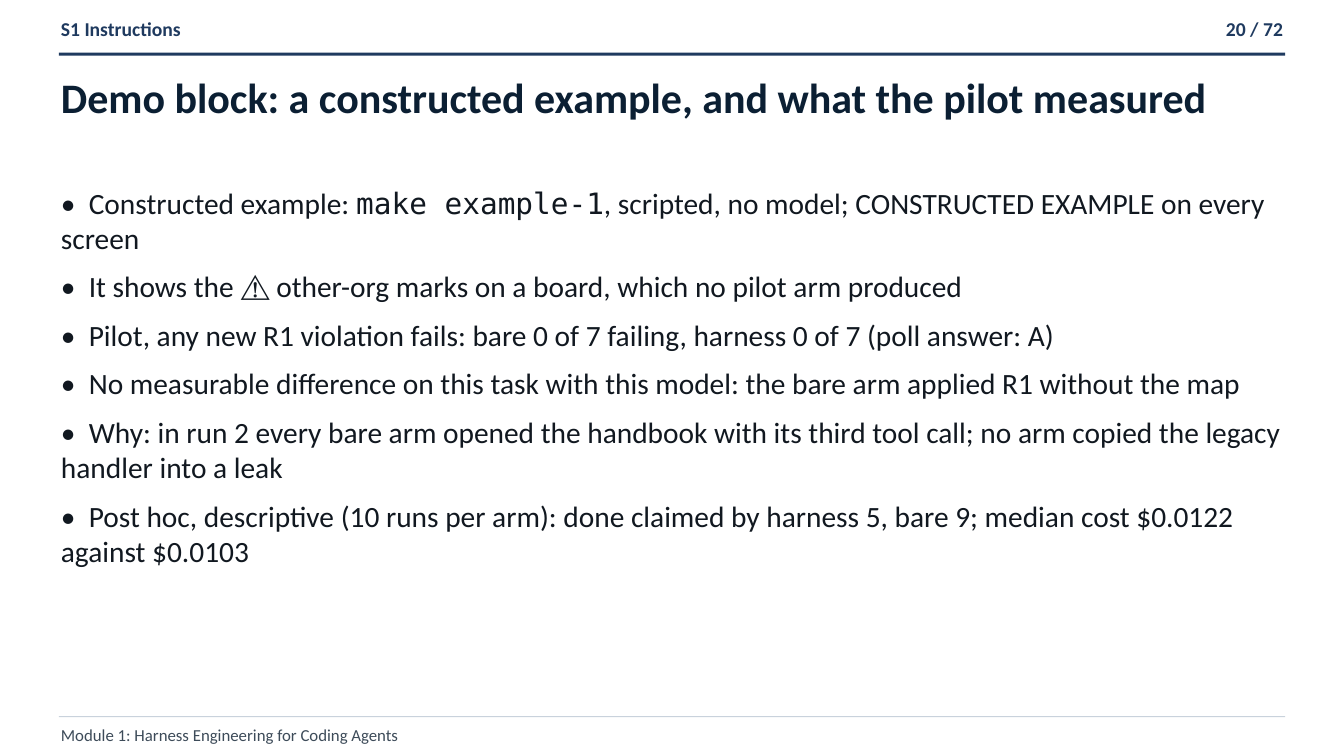
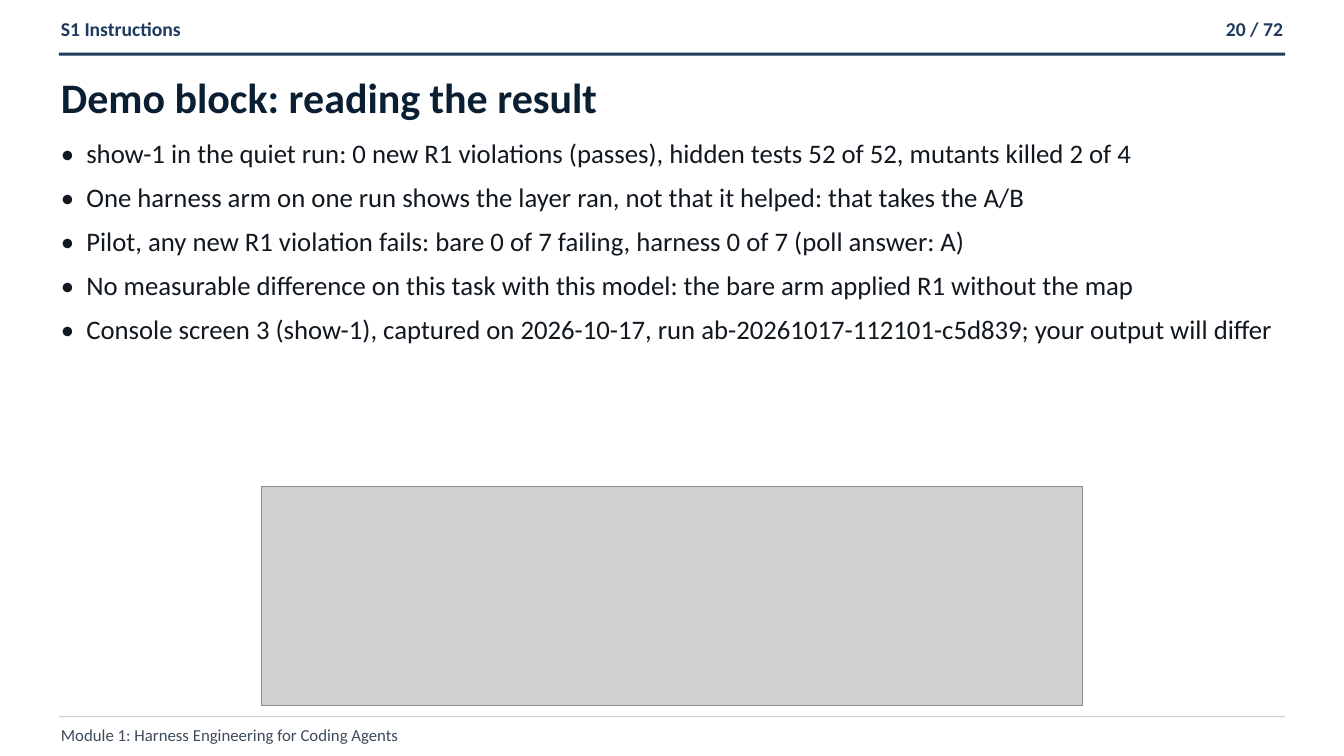
Before and after one commit to ANI-IN/shipharness-dev, a slide deck: slide 20 of slides/deck.pptx. Drawn at 1344x756 pixels with LibreOffice and Linux fonts; fonts in the diff are those of the drawing; grey boxes stand for pictures. Boxes give left, top, right and bottom in pixels: in the first picture for what was removed or moved away, otherwise in the second. Text is boxed around its words. In the diff, an @@ line names an element or a change of style, - is before the commit and + after.

```diff
--- a/slides/deck.pptx
+++ b/slides/deck.pptx
@@ text at <box>61,83,597,120</box>: text changed @@
-Demo block: a constructed example, and what the pilot measured
+Demo block: reading the result
@@ text "• show-1 in the quiet ...": place and size @@
-text "• show-1 in the quiet ..." at <box>61,191,1280,567</box>
+text "• show-1 in the quiet ..." at <box>86,143,1272,344</box>
@@ text at <box>86,143,1131,212</box>: text changed; size 21 to 19.1 pt @@
-• Constructed example: make example-1, scripted, no model; CONSTRUCTED EXAMPLE on every screen
-• It shows the ⚠ other-org marks on a board, which no pilot arm produced
+• show-1 in the quiet run: 0 new R1 violations (passes), hidden tests 52 of 52, mutants killed 2 of 4
+• One harness arm on one run shows the layer ran, not that it helped: that takes the A/B
@@ text at <box>86,231,1133,300</box>: size 21 to 19.1 pt in "• Pilot, any new R1 violation fails: ...", "• No measurable difference on this task ..." @@
@@ text at <box>86,319,1272,344</box>: text changed; size 21 to 19.1 pt @@
-• Why: in run 2 every bare arm opened the handbook with its third tool call; no arm copied the legacy handler into a leak
-• Post hoc, descriptive (10 runs per arm): done claimed by harness 5, bare 9; median cost $0.0122 against $0.0103
+• Console screen 3 (show-1), captured on 2026-10-17, run ab-20261017-112101-c5d839; your output will differ
@@ picture added at <box>261,486,1083,706</box> @@
```
Also in this commit, not shown: 19 other slides changed, 10 other files.
